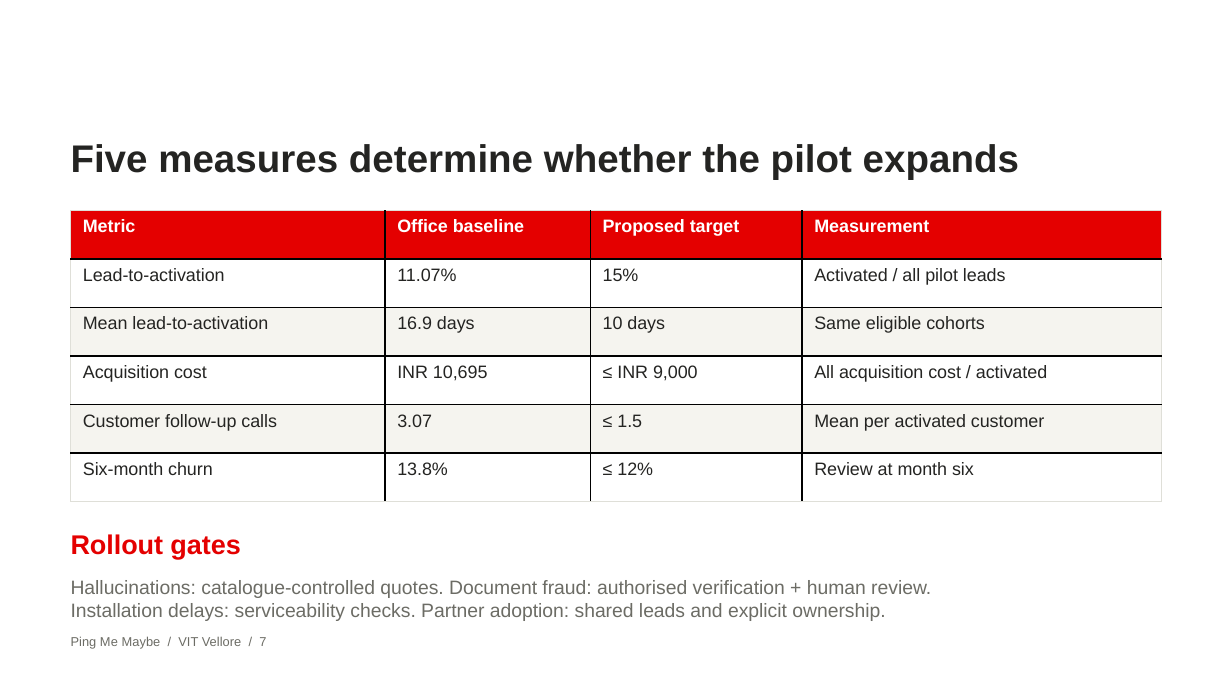
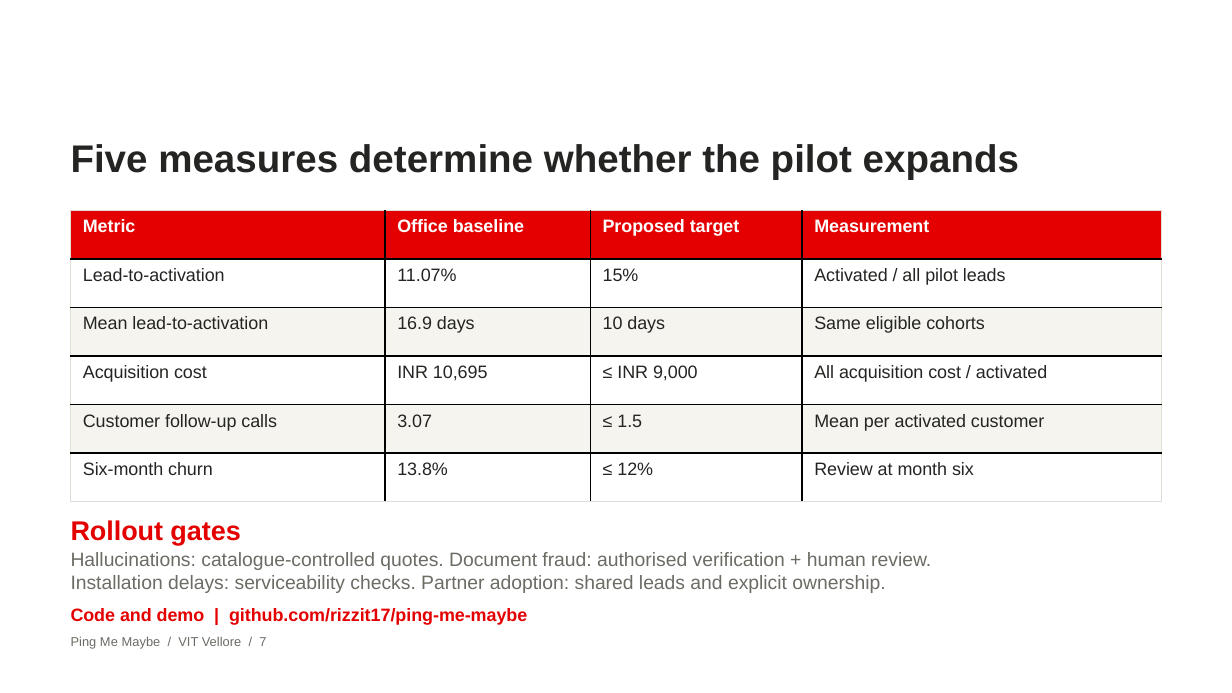
Before and after one commit to rizzit17/ping-me-maybe, a slide deck: slide 7 of submission/PingMeMaybe_VITVellore.pptx. Drawn at 1232x693 pixels with LibreOffice and Linux fonts; fonts in the diff are those of the drawing; background and template pictures are left out. Boxes give left, top, right and bottom in pixels: in the first picture for what was removed or moved away, otherwise in the second. Text is boxed around its words. In the diff, an @@ line names an element or a change of style, - is before the commit and + after.

Commit message:
Link to the prototype from the final slide

```diff
--- a/submission/PingMeMaybe_VITVellore.pptx
+++ b/submission/PingMeMaybe_VITVellore.pptx
@@ text "Rollout gates": place and size @@
-text "Rollout gates" at [71,534,240,559]
+text "Rollout gates" at [71,520,240,545]
@@ text "Hallucinations: catalogue-controlled quotes. Document fraud: ...": place and size @@
-text "Hallucinations: catalogue-controlled quotes. Document fraud: ..." at [71,580,931,621]
+text "Hallucinations: catalogue-controlled quotes. Document fraud: ..." at [71,552,931,593]
@@ text added at [71,608,527,625], 10.5 pt, text #E40000, bold @@
+Code and demo | github.com/rizzit17/ping-me-maybe
```
Also in this commit, not shown: 3 other files.
